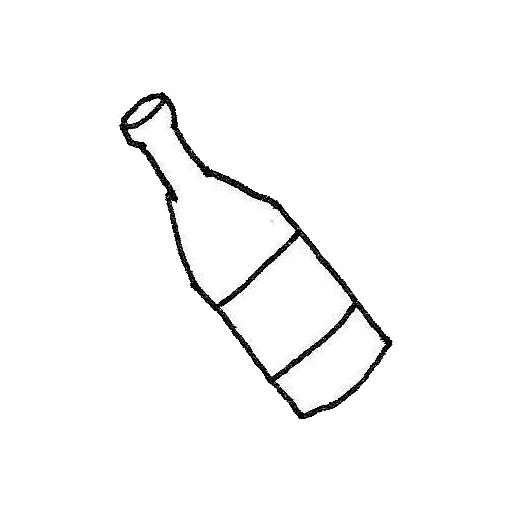
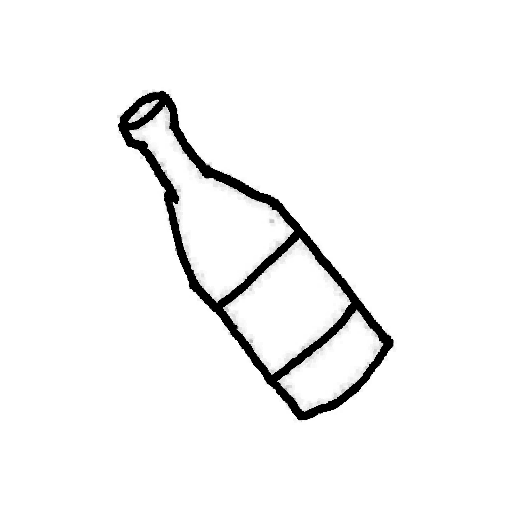
Layer changes from the first w=512, h=512 image to the second:
painted on "Layer 1" over box(117, 89, 397, 423)
